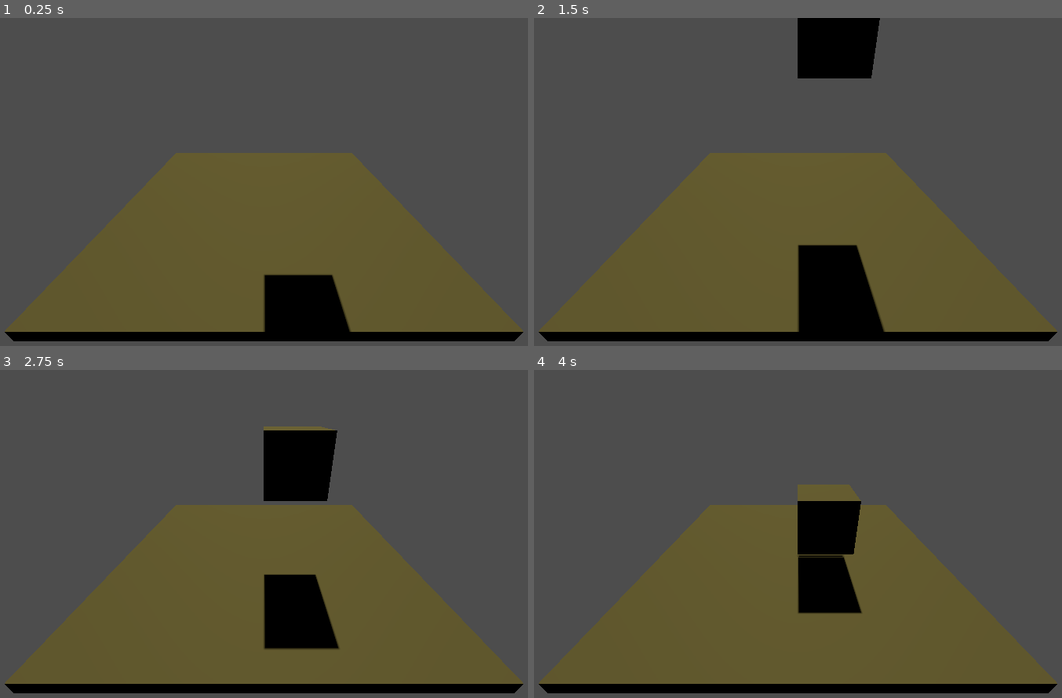
Above: before the commit, frames 1-4 (two rows, left to right).
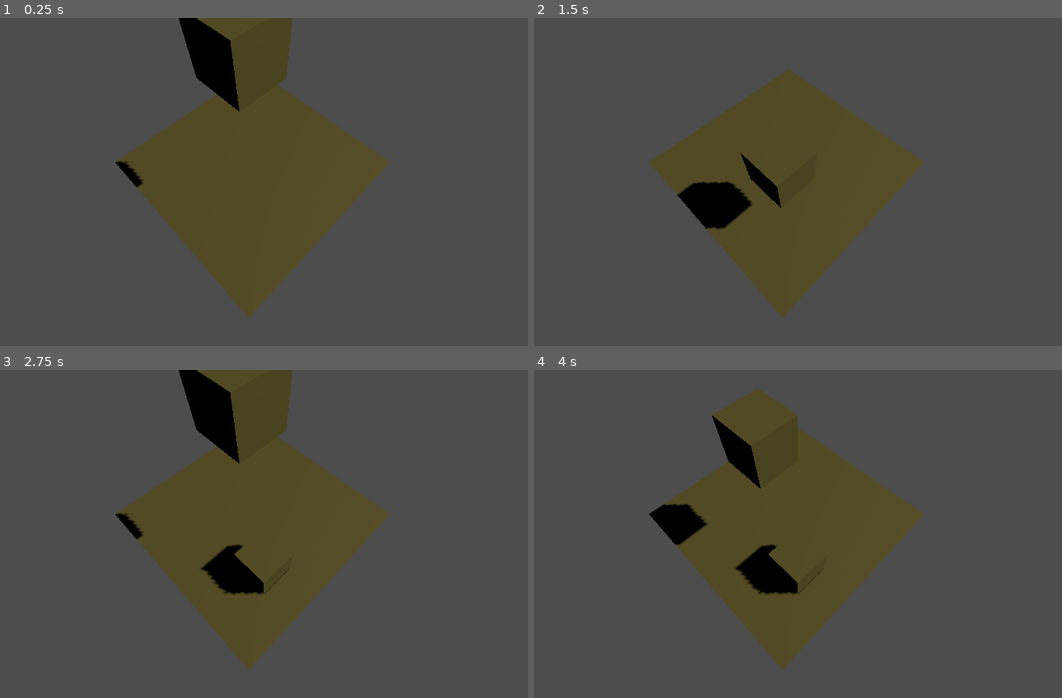
Above: after the commit, the same moments.

Repository: tuvshinerdene1/GameDevCourse2025
Game: Godot game, scene res://main.tscn
Two runs of this game, one before a commit and one after it. Both use one fixed random seed, a clock stepped at 60 frames per second and the inputs below.
Inputs:
- Up to frame 1 (0.25 s): no input
- Up to frame 2 (1.5 s): tap Enter at 0.5 s; hold Right (move_right, bound only after the commit) 0.53-1.28 s; hold Space (boost, bound only after the commit) 0.53-1.28 s; hold Down (move_down, bound only after the commit) from 1.28 s (still down); tap Space (boost, bound only after the commit) at 1.35 s
- Up to frame 3 (2.75 s): release Down (move_down, bound only after the commit) at 2.03 s; hold Right (move_right, bound only after the commit) from 2.03 s (still down); hold Space (boost, bound only after the commit) from 2.03 s (still down)
- Up to frame 4 (4 s): release Right (move_right, bound only after the commit) at 2.78 s; release Space (boost, bound only after the commit) at 2.78 s; hold Up (move_up, bound only after the commit) 2.78-3.53 s; tap Space (boost, bound only after the commit) at 2.85, 3.5 s; hold Left (move_left, bound only after the commit) from 3.53 s (still down); hold Space (boost, bound only after the commit) from 3.53 s (still down)

The runs differ from the first frame. In frame 1, 37% of the frame differs, in the area x 0-100%, y 0-99%; in frame 2, 39%; in frame 3, 40%; in frame 4, 39%.

Commit message:
working on shapes

Diff:
--- /dev/null
+++ b/3d-tetris/blocks/CubeShape.tscn
@@ -0,0 +1,19 @@
+[gd_scene load_steps=3 format=3 uid="uid://wvikoa6d7efm"]
+
+[ext_resource type="Script" uid="uid://dbwp388wf0b6n" path="res://blocks/cube_shape.gd" id="1_gudcg"]
+[ext_resource type="PackedScene" uid="uid://bumdey8w74hm" path="res://blocks/block.tscn" id="1_steuc"]
+
+[node name="CubeShape" type="Node3D"]
+script = ExtResource("1_gudcg")
+
+[node name="cube" parent="." instance=ExtResource("1_steuc")]
+transform = Transform3D(1, 0, 0, 0, 1, 0, 0, 0, 1, 5, 5, 5)
+
+[node name="cube2" parent="." instance=ExtResource("1_steuc")]
+transform = Transform3D(1, 0, 0, 0, 1, 0, 0, 0, 1, 5, 5, 15)
+
+[node name="cube3" parent="." instance=ExtResource("1_steuc")]
+transform = Transform3D(1, 0, 0, 0, 1, 0, 0, 0, 1, 15, 5, 15)
+
+[node name="cube4" parent="." instance=ExtResource("1_steuc")]
+transform = Transform3D(1, 0, 0, 0, 1, 0, 0, 0, 1, 15, 5, 5)
--- a/3d-tetris/blocks/IShape.tscn
+++ b/3d-tetris/blocks/IShape.tscn
@@ -1,3 +1,19 @@
-[gd_scene format=3 uid="uid://bhfdbm2mteyh2"]
+[gd_scene load_steps=3 format=3 uid="uid://bhfdbm2mteyh2"]
+
+[ext_resource type="Script" uid="uid://b0o7ib1b1o82e" path="res://blocks/i_shape.gd" id="1_41l8w"]
+[ext_resource type="PackedScene" uid="uid://bumdey8w74hm" path="res://blocks/block.tscn" id="2_x3d17"]
 
 [node name="IShape" type="Node3D"]
+script = ExtResource("1_41l8w")
+
+[node name="cube" parent="." instance=ExtResource("2_x3d17")]
+transform = Transform3D(1, 0, 0, 0, 1, 0, 0, 0, 1, 5, 5, 5)
+
+[node name="cube2" parent="." instance=ExtResource("2_x3d17")]
+transform = Transform3D(1, 0, 0, 0, 1, 0, 0, 0, 1, 15, 5, 5)
+
+[node name="cube3" parent="." instance=ExtResource("2_x3d17")]
+transform = Transform3D(1, 0, 0, 0, 1, 0, 0, 0, 1, 25, 5, 5)
+
+[node name="cube4" parent="." instance=ExtResource("2_x3d17")]
+transform = Transform3D(1, 0, 0, 0, 1, 0, 0, 0, 1, 35, 5, 5)
--- /dev/null
+++ b/3d-tetris/blocks/LShape.tscn
@@ -0,0 +1,19 @@
+[gd_scene load_steps=3 format=3 uid="uid://j6mignler38t"]
+
+[ext_resource type="PackedScene" uid="uid://bumdey8w74hm" path="res://blocks/block.tscn" id="1_bjdhi"]
+[ext_resource type="Script" uid="uid://c3o1dups211e0" path="res://blocks/l_shape.gd" id="1_nwinc"]
+
+[node name="LShape" type="Node3D"]
+script = ExtResource("1_nwinc")
+
+[node name="cube" parent="." instance=ExtResource("1_bjdhi")]
+transform = Transform3D(1, 0, 0, 0, 1, 0, 0, 0, 1, 5, 5, 5)
+
+[node name="cube2" parent="." instance=ExtResource("1_bjdhi")]
+transform = Transform3D(1, 0, 0, 0, 1, 0, 0, 0, 1, 15, 5, 5)
+
+[node name="cube3" parent="." instance=ExtResource("1_bjdhi")]
+transform = Transform3D(1, 0, 0, 0, 1, 0, 0, 0, 1, 25, 5, 5)
+
+[node name="cube4" parent="." instance=ExtResource("1_bjdhi")]
+transform = Transform3D(1, 0, 0, 0, 1, 0, 0, 0, 1, 25, 5, 15)
--- a/3d-tetris/blocks/TShape.tscn
+++ b/3d-tetris/blocks/TShape.tscn
@@ -1,3 +1,19 @@
-[gd_scene format=3 uid="uid://cui04rympt3mg"]
+[gd_scene load_steps=3 format=3 uid="uid://cui04rympt3mg"]
+
+[ext_resource type="PackedScene" uid="uid://bumdey8w74hm" path="res://blocks/block.tscn" id="1_afu57"]
+[ext_resource type="Script" uid="uid://btv7jjb5nsc2" path="res://blocks/t_shape.gd" id="1_y6kfw"]
 
 [node name="TShape" type="Node3D"]
+script = ExtResource("1_y6kfw")
+
+[node name="cube" parent="." instance=ExtResource("1_afu57")]
+transform = Transform3D(1, 0, 0, 0, 1, 0, 0, 0, 1, 5, 5, 5)
+
+[node name="cube2" parent="." instance=ExtResource("1_afu57")]
+transform = Transform3D(1, 0, 0, 0, 1, 0, 0, 0, 1, 15, 5, 5)
+
+[node name="cube3" parent="." instance=ExtResource("1_afu57")]
+transform = Transform3D(1, 0, 0, 0, 1, 0, 0, 0, 1, 25, 5, 5)
+
+[node name="cube4" parent="." instance=ExtResource("1_afu57")]
+transform = Transform3D(1, 0, 0, 0, 1, 0, 0, 0, 1, 15, 5, 15)
--- /dev/null
+++ b/3d-tetris/blocks/ZShape.tscn
@@ -0,0 +1,19 @@
+[gd_scene load_steps=3 format=3 uid="uid://db5xjql7e73iv"]
+
+[ext_resource type="PackedScene" uid="uid://bumdey8w74hm" path="res://blocks/block.tscn" id="1_t61r5"]
+[ext_resource type="Script" uid="uid://qp3ds6r2o235" path="res://blocks/z_shape.gd" id="1_u71h7"]
+
+[node name="ZShape" type="Node3D"]
+script = ExtResource("1_u71h7")
+
+[node name="cube" parent="." instance=ExtResource("1_t61r5")]
+transform = Transform3D(1, 0, 0, 0, 1, 0, 0, 0, 1, 5, 5, 5)
+
+[node name="cube2" parent="." instance=ExtResource("1_t61r5")]
+transform = Transform3D(1, 0, 0, 0, 1, 0, 0, 0, 1, 15, 5, 5)
+
+[node name="cube3" parent="." instance=ExtResource("1_t61r5")]
+transform = Transform3D(1, 0, 0, 0, 1, 0, 0, 0, 1, 15, 5, 15)
+
+[node name="cube4" parent="." instance=ExtResource("1_t61r5")]
+transform = Transform3D(1, 0, 0, 0, 1, 0, 0, 0, 1, 25, 5, 15)
--- a/3d-tetris/blocks/block.tscn
+++ b/3d-tetris/blocks/block.tscn
@@ -2,36 +2,18 @@
 
 [sub_resource type="GDScript" id="GDScript_i8jwd"]
 script/source = "extends Node3D
-@export var speed: float = 1
-var move_vector = Vector3(0,-1,0)
-var grid_size = 5
-var isOnGround = false
-var time_since_last_move: float = 0.0
-var move_interval: float = 0.0
 signal hit
 
 # Called when the node enters the scene tree for the first time.
 func _ready() -> void:
-	move_interval = 1/speed
-
+	pass
 # Called every frame. 'delta' is the elapsed time since the previous frame.
 func _process(delta: float) -> void:
-	if not isOnGround:
-		_move(delta)
-
-func _move(delta):
-	time_since_last_move += delta
-	if(time_since_last_move>=move_interval):
-		position += move_vector*grid_size
-		time_since_last_move = 0
-
-func _stop():
-	isOnGround = true
+	pass
 
 func _on_area_3d_body_entered(body: Node3D) -> void:
 	hit.emit()
 	print(\"hit!!\")
-	_stop()
 "
 
 [sub_resource type="BoxShape3D" id="BoxShape3D_i8jwd"]
@@ -41,8 +23,8 @@
 size = Vector3(10, 10, 10)
 
 [node name="Node3D" type="Node3D"]
+transform = Transform3D(1, 0, 0, 0, 1, 0, 0, 0, 1, 5, 0, 5)
 script = SubResource("GDScript_i8jwd")
-speed = 1.7
 
 [node name="Area3D" type="Area3D" parent="."]
 
--- /dev/null
+++ b/3d-tetris/blocks/cube_shape.gd
@@ -0,0 +1,11 @@
+extends Node3D
+signal hit
+
+# Called when the node enters the scene tree for the first time.
+func _ready() -> void:
+	for child in get_children():
+		if child.has_signal("hit"):
+			child.hit.connect(_on_child_hit)
+
+func _on_child_hit():
+	hit.emit()
--- /dev/null
+++ b/3d-tetris/blocks/i_shape.gd
@@ -0,0 +1,11 @@
+extends Node3D
+signal hit
+
+# Called when the node enters the scene tree for the first time.
+func _ready() -> void:
+	for child in get_children():
+		if child.has_signal("hit"):
+			child.hit.connect(_on_child_hit)
+
+func _on_child_hit():
+	hit.emit()
--- /dev/null
+++ b/3d-tetris/blocks/l_shape.gd
@@ -0,0 +1,11 @@
+extends Node3D
+signal hit
+
+# Called when the node enters the scene tree for the first time.
+func _ready() -> void:
+	for child in get_children():
+		if child.has_signal("hit"):
+			child.hit.connect(_on_child_hit)
+
+func _on_child_hit():
+	hit.emit()
--- /dev/null
+++ b/3d-tetris/blocks/t_shape.gd
@@ -0,0 +1,11 @@
+extends Node3D
+signal hit
+
+# Called when the node enters the scene tree for the first time.
+func _ready() -> void:
+	for child in get_children():
+		if child.has_signal("hit"):
+			child.hit.connect(_on_child_hit)
+
+func _on_child_hit():
+	hit.emit()
--- /dev/null
+++ b/3d-tetris/blocks/z_shape.gd
@@ -0,0 +1,11 @@
+extends Node3D
+signal hit
+
+# Called when the node enters the scene tree for the first time.
+func _ready() -> void:
+	for child in get_children():
+		if child.has_signal("hit"):
+			child.hit.connect(_on_child_hit)
+
+func _on_child_hit():
+	hit.emit()
--- a/3d-tetris/main.gd
+++ b/3d-tetris/main.gd
@@ -1,18 +1,65 @@
 extends Node
+@export var speed: float = 1
+@export var move_interval_hor:float = 0.2
+@export var boost_multiplier:float = 1.5
 var block = preload('res://blocks/block.tscn')
-var instance = block.instantiate()
+var instance = null
 var spawnPoint
+var move_vector = Vector3(0,-1,0)
+var grid_size = 5
+var time_since_last_move: float = 0.0
+var move_interval: float = 0.0
+var time_since_last_move_hor: float = 0.0
 
 # Called when the node enters the scene tree for the first time.
 func _ready() -> void:
+	_spawn_block()
+	move_interval = 1/speed
+
+func _spawn_block():
+	instance = block.instantiate()
 	spawnPoint = get_node("spawnPoint")
 	add_child(instance)
 	instance.global_position = spawnPoint.global_position
+	instance.hit.connect(on_block_hit)
+	time_since_last_move = 0.0
+	time_since_last_move_hor = 0.0
 
+func on_block_hit():
+	print("block has hit something")
+	_stop_block()
+
+func _stop_block():
+	_clear()
+	_spawn_block()
+
+func _move(delta):
+	time_since_last_move += delta
+	var current_move_interval = move_interval
+	if Input.is_action_pressed("boost"):
+		current_move_interval /= boost_multiplier
+	if(time_since_last_move>=current_move_interval):
+		instance.global_position += move_vector*grid_size
+		time_since_last_move = 0
+
+func _move_horizontally(delta):
+	time_since_last_move_hor += delta
+	if time_since_last_move_hor >= move_interval_hor:
+		if Input.is_action_just_pressed("move_down"):
+			instance.global_position +=  Vector3(0,0,1)*grid_size
+		elif Input.is_action_just_pressed("move_up"):
+			instance.global_position += Vector3(0,0,-1)*grid_size
+		elif Input.is_action_just_pressed("move_right"):
+			instance.global_position += Vector3(1,0,0)*grid_size
+		elif Input.is_action_just_pressed("move_left"):
+			instance.global_position += Vector3(-1,0,0)*grid_size
 
 func _clear():
-	instance.queue_free()
+	if instance != null:
+		instance = null
 
 # Called every frame. 'delta' is the elapsed time since the previous frame.
 func _process(delta: float) -> void:
-	pass
+	if(instance != null):
+		_move_horizontally(delta)
+		_move(delta)
--- a/3d-tetris/main.tscn
+++ b/3d-tetris/main.tscn
@@ -10,6 +10,7 @@
 
 [node name="Main" type="Node"]
 script = ExtResource("1_ig7tw")
+boost_multiplier = 4.0
 
 [node name="ground" type="StaticBody3D" parent="."]
 transform = Transform3D(1, 0, 0, 0, 1, 0, 0, 0, 1, 0, -1, 0)
@@ -21,12 +22,12 @@
 mesh = SubResource("BoxMesh_ig7tw")
 
 [node name="DirectionalLight3D" type="DirectionalLight3D" parent="."]
-transform = Transform3D(1, 0, 0, 0, -0.533511, 0.845793, 0, -0.845793, -0.533511, 0, 15.8837, 0)
+transform = Transform3D(0.773254, -0.338297, 0.536314, -0.634096, -0.412539, 0.654013, 5.96046e-08, -0.845793, -0.533511, 0, 15.8837, 0)
 light_color = Color(0.690041, 0.634163, 0.346683, 1)
 shadow_enabled = true
 
 [node name="Camera3D" type="Camera3D" parent="."]
-transform = Transform3D(1, 0, 0, 0, 0.866025, 0.5, 0, -0.5, 0.866025, 0, 27, 45)
+transform = Transform3D(0.707107, -0.640856, 0.298836, 0, 0.422618, 0.906308, -0.707107, -0.640856, 0.298836, 30, 60, 25)
 
 [node name="spawnPoint" type="Node3D" parent="."]
 transform = Transform3D(1, 0, 0, 0, 1, 0, 0, 0, 1, 5, 40, 5)
--- a/3d-tetris/project.godot
+++ b/3d-tetris/project.godot
@@ -14,3 +14,31 @@
 run/main_scene="uid://xfps6kkvm372"
 config/features=PackedStringArray("4.4", "Forward Plus")
 config/icon="res://icon.svg"
+
+[input]
+
+move_right={
+"deadzone": 0.2,
+"events": [Object(InputEventKey,"resource_local_to_scene":false,"resource_name":"","device":-1,"window_id":0,"alt_pressed":false,"shift_pressed":false,"ctrl_pressed":false,"meta_pressed":false,"pressed":false,"keycode":0,"physical_keycode":4194321,"key_label":0,"unicode":0,"location":0,"echo":false,"script":null)
+]
+}
+move_left={
+"deadzone": 0.2,
+"events": [Object(InputEventKey,"resource_local_to_scene":false,"resource_name":"","device":-1,"window_id":0,"alt_pressed":false,"shift_pressed":false,"ctrl_pressed":false,"meta_pressed":false,"pressed":false,"keycode":0,"physical_keycode":4194319,"key_label":0,"unicode":0,"location":0,"echo":false,"script":null)
+]
+}
+move_down={
+"deadzone": 0.2,
+"events": [Object(InputEventKey,"resource_local_to_scene":false,"resource_name":"","device":-1,"window_id":0,"alt_pressed":false,"shift_pressed":false,"ctrl_pressed":false,"meta_pressed":false,"pressed":false,"keycode":0,"physical_keycode":4194322,"key_label":0,"unicode":0,"location":0,"echo":false,"script":null)
+]
+}
+move_up={
+"deadzone": 0.2,
+"events": [Object(InputEventKey,"resource_local_to_scene":false,"resource_name":"","device":-1,"window_id":0,"alt_pressed":false,"shift_pressed":false,"ctrl_pressed":false,"meta_pressed":false,"pressed":false,"keycode":0,"physical_keycode":4194320,"key_label":0,"unicode":0,"location":0,"echo":false,"script":null)
+]
+}
+boost={
+"deadzone": 0.2,
+"events": [Object(InputEventKey,"resource_local_to_scene":false,"resource_name":"","device":-1,"window_id":0,"alt_pressed":false,"shift_pressed":false,"ctrl_pressed":false,"meta_pressed":false,"pressed":false,"keycode":0,"physical_keycode":32,"key_label":0,"unicode":32,"location":0,"echo":false,"script":null)
+]
+}
Not shown, added: 3d-tetris/blocks/cube_shape.gd.uid
Not shown, added: 3d-tetris/blocks/i_shape.gd.uid
Not shown, added: 3d-tetris/blocks/l_shape.gd.uid
Not shown, added: 3d-tetris/blocks/t_shape.gd.uid
Not shown, added: 3d-tetris/blocks/z_shape.gd.uid
